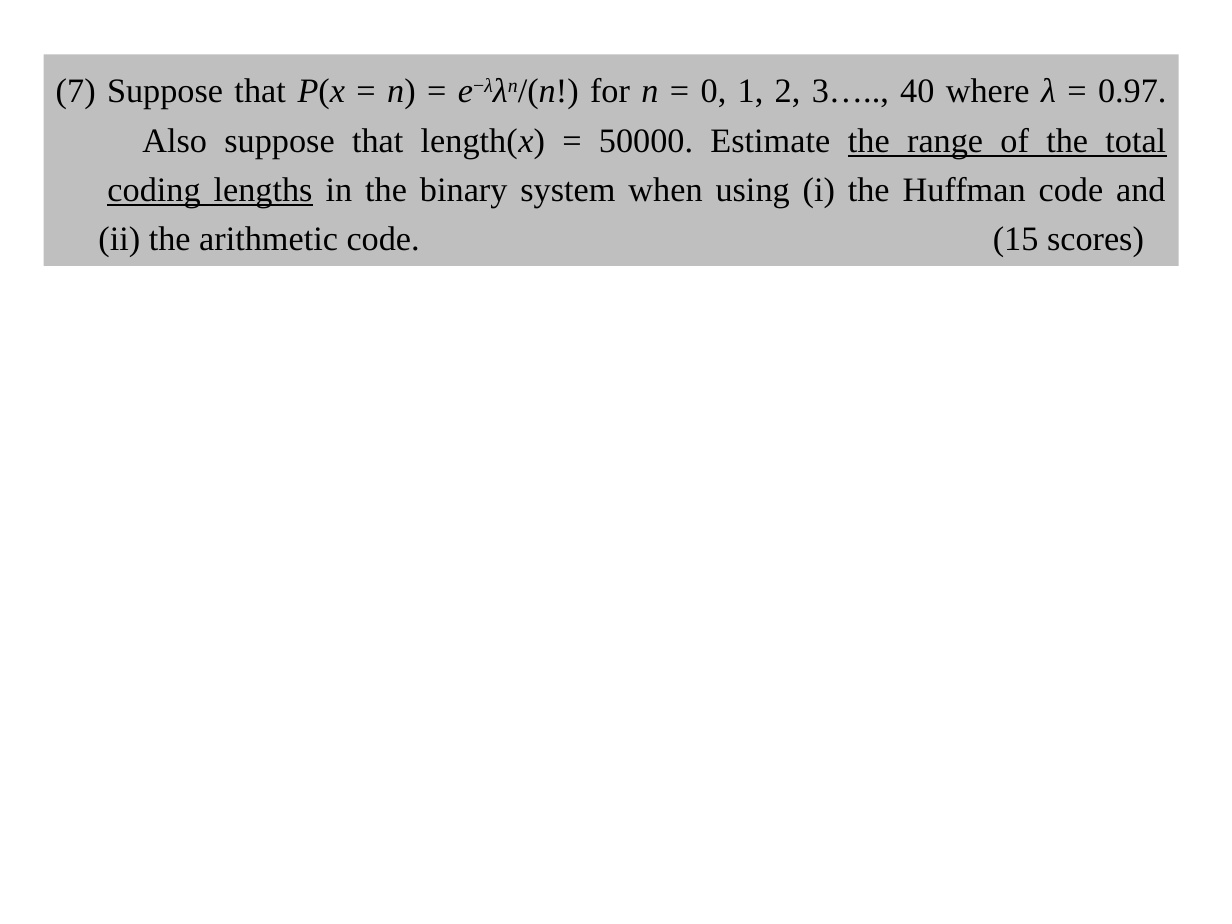
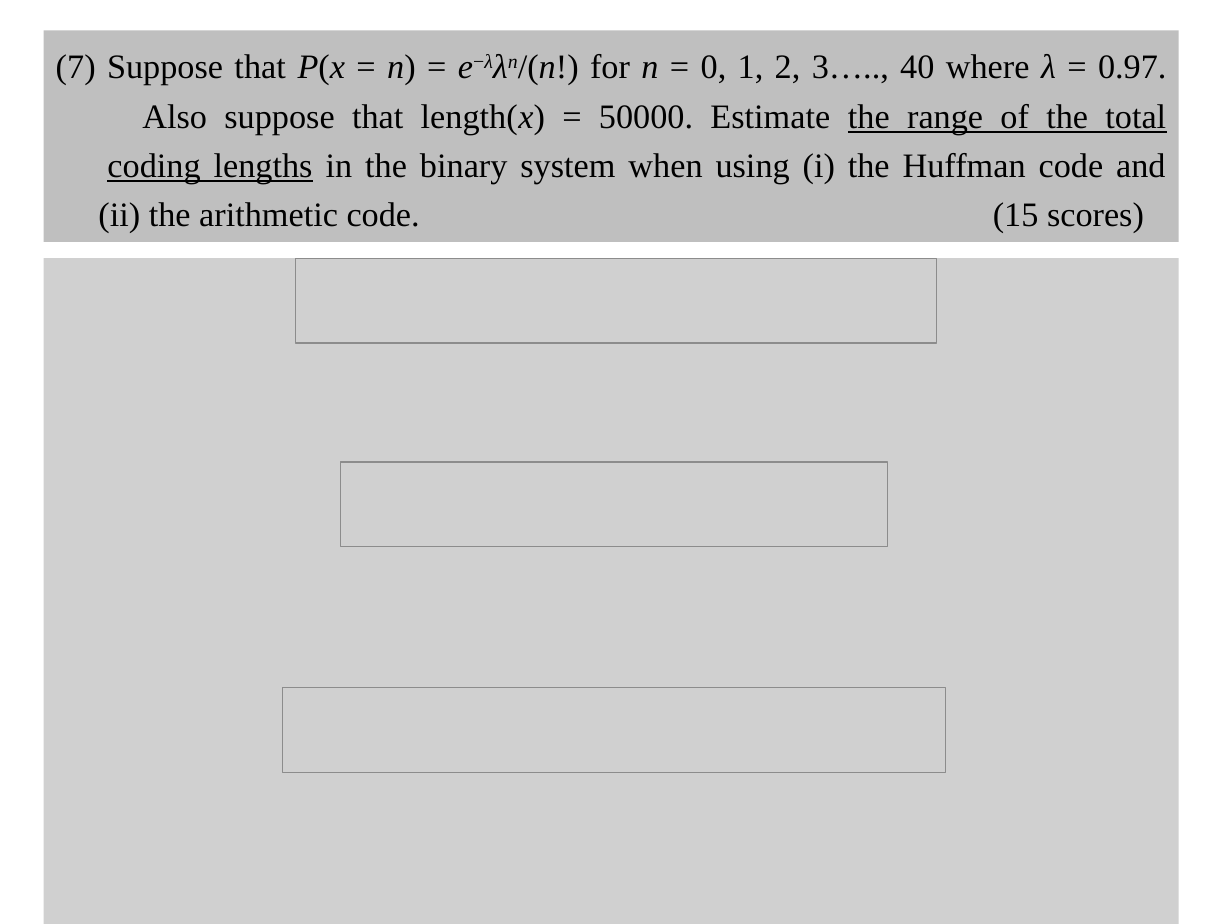
Before and after one commit to shihyuhuang/NTU-ADSP, a slide deck: slide 7 of HW3/r10943181_HW3.pptx. Drawn at 1232x924 pixels with LibreOffice and Linux fonts; fonts in the diff are those of the drawing; grey boxes stand for pictures. Boxes give left, top, right and bottom in pixels: in the first picture for what was removed or moved away, otherwise in the second. Text is boxed around its words. In the diff, an @@ line names an element or a change of style, - is before the commit and + after.

```diff
--- a/HW3/r10943181_HW3.pptx
+++ b/HW3/r10943181_HW3.pptx
@@ rectangle "(7) Suppose that P(x = ...": place and size @@
-rectangle "(7) Suppose that P(x = ..." at <box>43,54,1178,266</box>
+rectangle "(7) Suppose that P(x = ..." at <box>43,31,1178,243</box>
@@ picture added at <box>43,259,1178,924</box> @@
@@ picture added at <box>296,259,936,344</box> @@
@@ picture added at <box>340,462,887,547</box> @@
@@ picture added at <box>282,687,946,772</box> @@
```
Also in this commit, not shown: 2 other slides changed, 1 other file.
